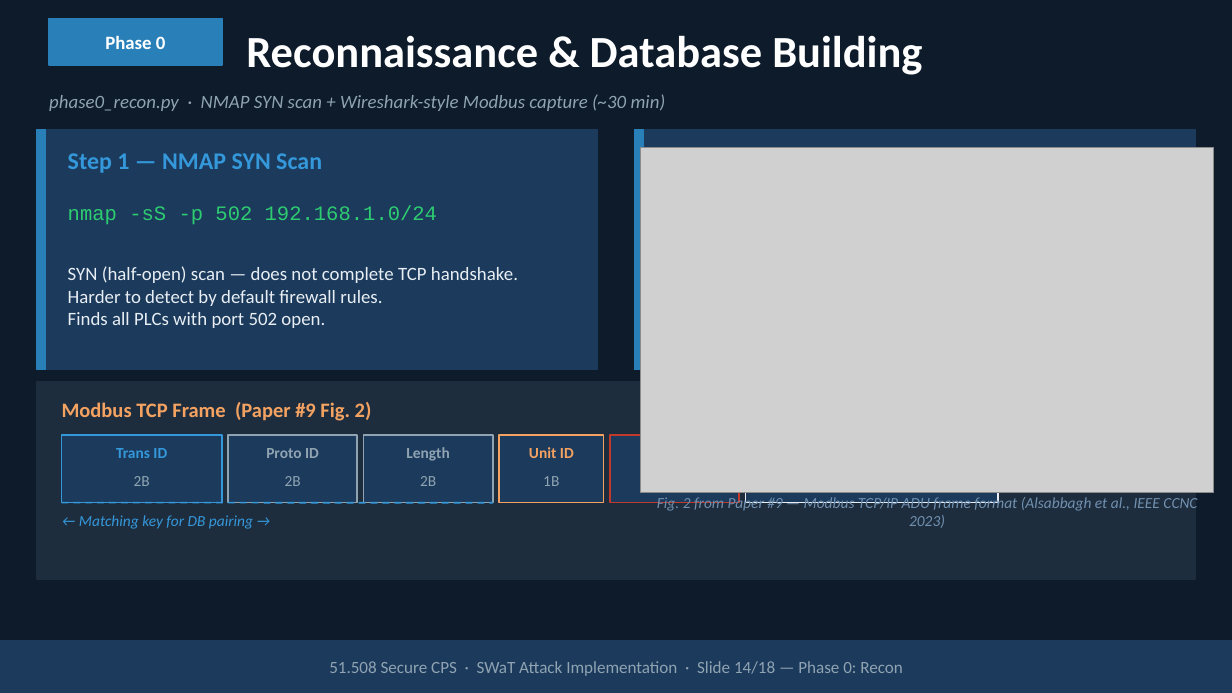
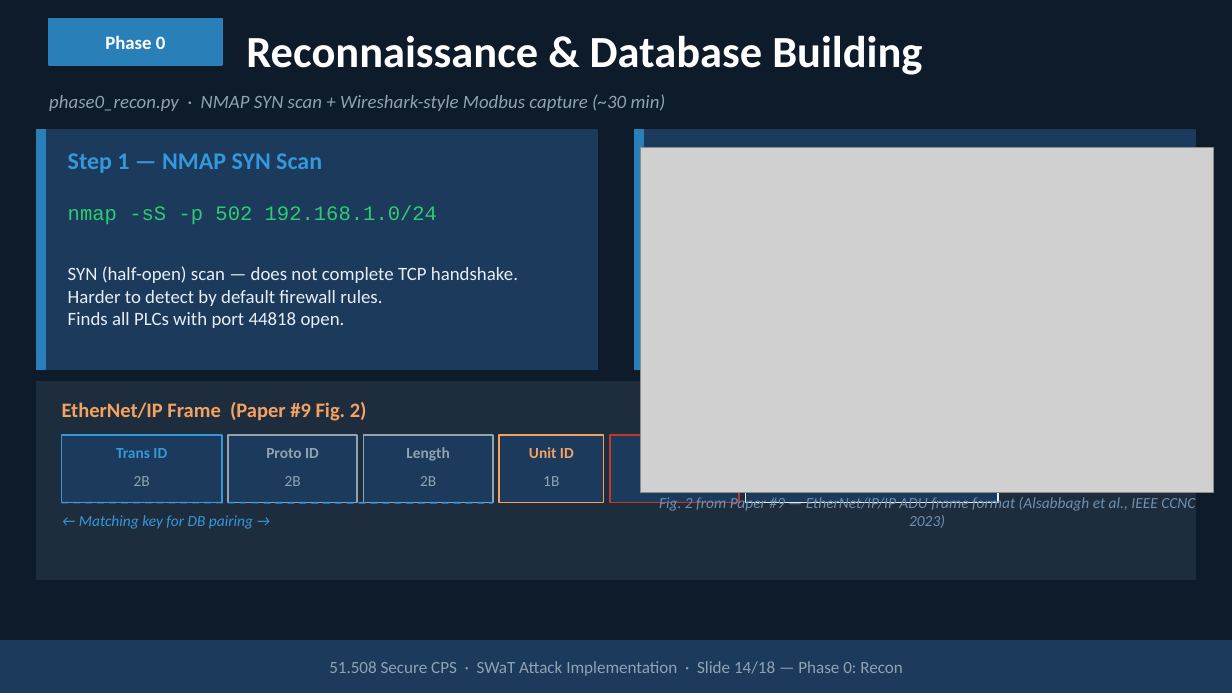
Before and after one commit to kinwee/swat-cps-project, a slide deck: slide 14 of slides/swat_with_images.pptx. Drawn at 1232x693 pixels with LibreOffice and Linux fonts; fonts in the diff are those of the drawing; grey boxes stand for pictures. Boxes give left, top, right and bottom in pixels: in the first picture for what was removed or moved away, otherwise in the second. Text is boxed around its words. In the diff, an @@ line names an element or a change of style, - is before the commit and + after.

```diff
--- a/slides/swat_with_images.pptx
+++ b/slides/swat_with_images.pptx
@@ text at (x1=68, y1=312, x2=345, y2=328): text changed @@
-Finds all PLCs with port 502 open.
+Finds all PLCs with port 44818 open.
@@ text at (x1=62, y1=402, x2=367, y2=421): text changed @@
-Modbus TCP Frame (Paper #9 Fig. 2)
+EtherNet/IP Frame (Paper #9 Fig. 2)
@@ text at (x1=659, y1=494, x2=1195, y2=528): text changed @@
-Fig. 2 from Paper #9 — Modbus TCP/IP ADU frame format (Alsabbagh et al., IEEE CCNC 2023)
+Fig. 2 from Paper #9 — EtherNet/IP/IP ADU frame format (Alsabbagh et al., IEEE CCNC 2023)
```
Also in this commit, not shown: 19 other slides changed, 2 other files.
